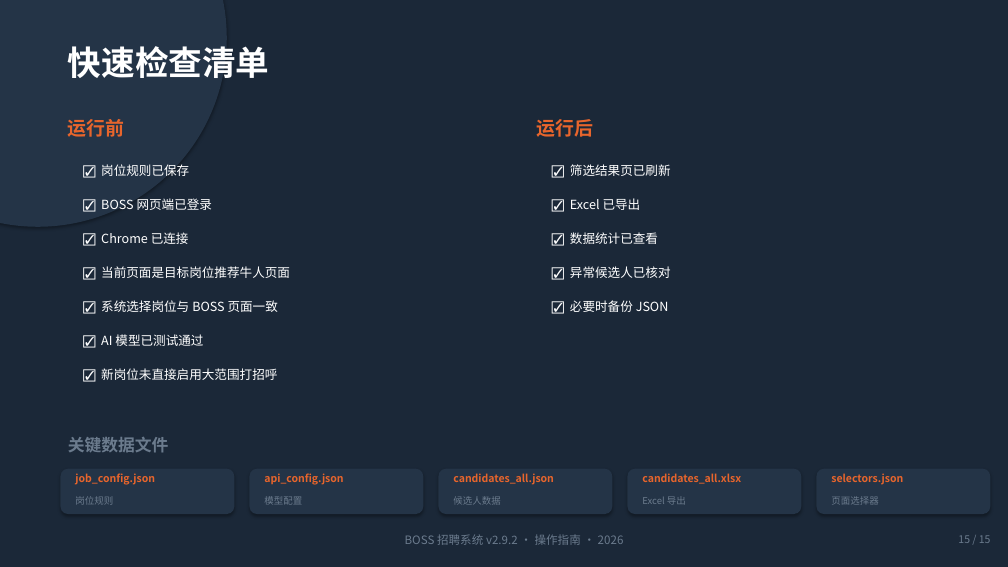
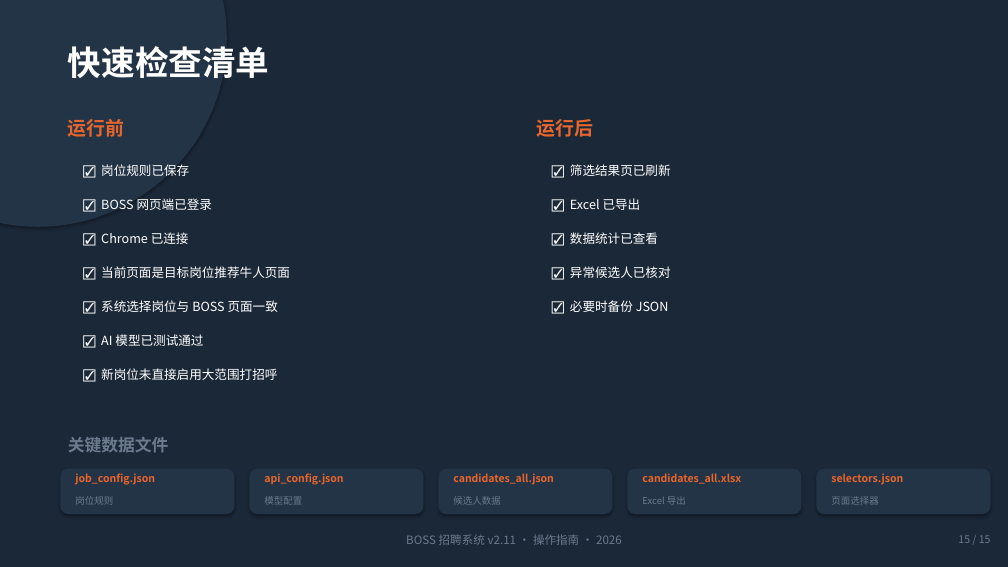
Before and after one commit to chenjinbo1991/boss-resume-filter, a slide deck: slide 15 of docs/BOSS招聘系统操作指南.pptx. Drawn at 1008x567 pixels with LibreOffice and Linux fonts; fonts in the diff are those of the drawing. Boxes give left, top, right and bottom in pixels: in the first picture for what was removed or moved away, otherwise in the second. Text is boxed around its words. In the diff, an @@ line names an element or a change of style, - is before the commit and + after.

```diff
--- a/docs/BOSS招聘系统操作指南.pptx
+++ b/docs/BOSS招聘系统操作指南.pptx
@@ text at (406,534,622,545): text changed @@
-BOSS 招聘系统 v2.9.2 · 操作指南 · 2026
+BOSS 招聘系统 v2.11 · 操作指南 · 2026
```
Also in this commit, not shown: 4 other slides changed, 17 other files.
